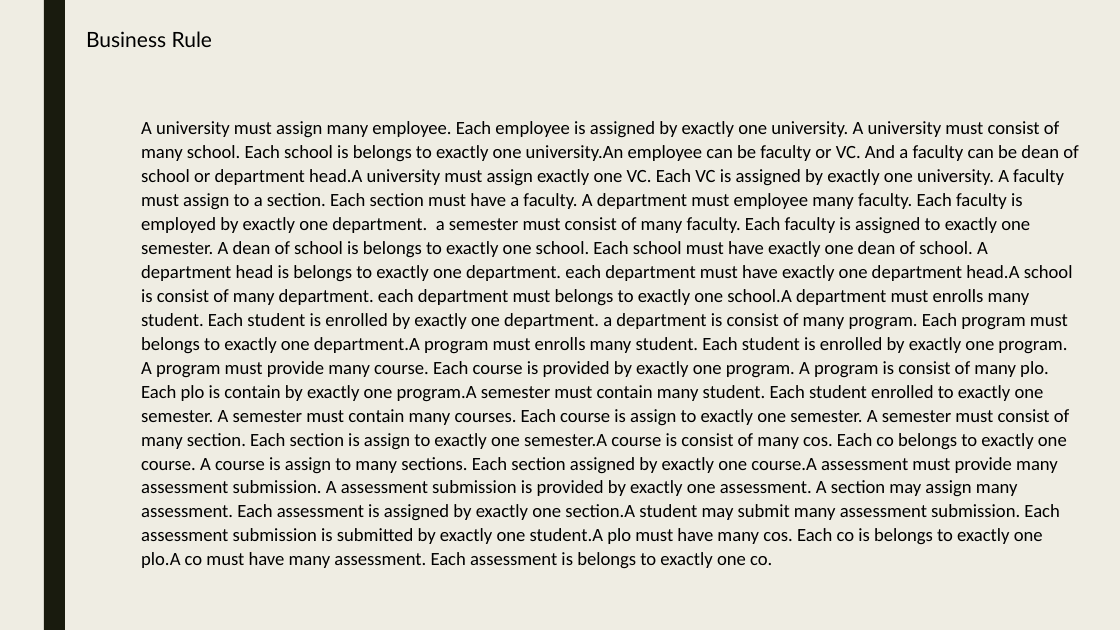
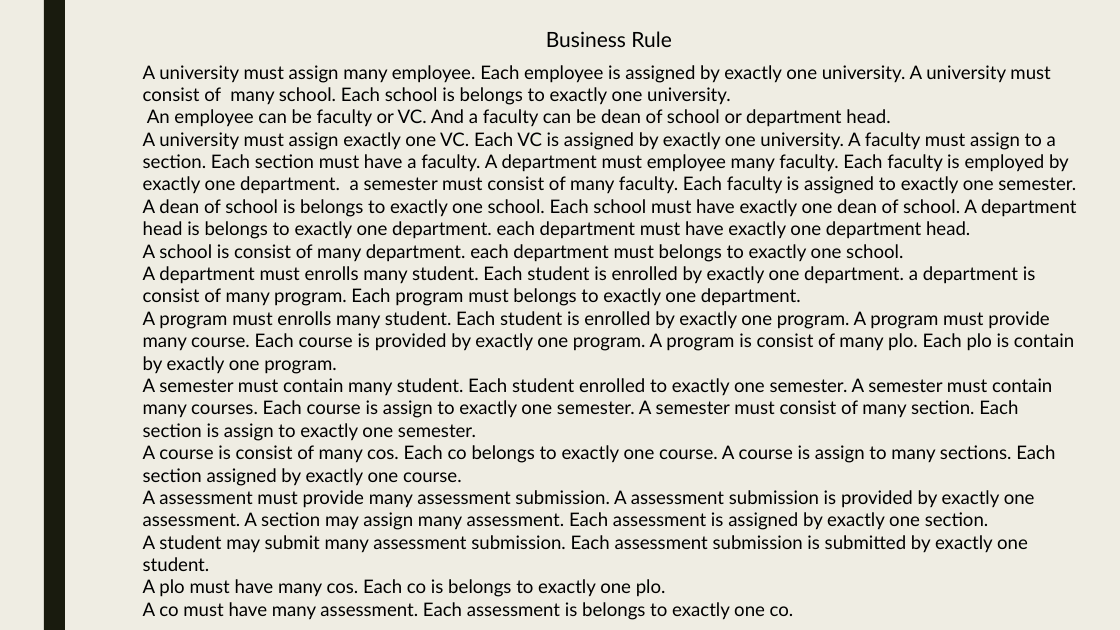
Before and after one commit to moon672/cse-303-1-spring-2021-group-3, a slide deck: slide 27 of Report/PRESENTATION/New Microsoft PowerPoint Presentation.pptx. Drawn at 1120x630 pixels with LibreOffice and Linux fonts; fonts in the diff are those of the drawing. Boxes give left, top, right and bottom in pixels: in the first picture for what was removed or moved away, otherwise in the second. Text is boxed around its words. In the diff, an @@ line names an element or a change of style, - is before the commit and + after.

```diff
--- a/Report/PRESENTATION/New Microsoft PowerPoint Presentation.pptx
+++ b/Report/PRESENTATION/New Microsoft PowerPoint Presentation.pptx
@@ text "Business Rule": place and size @@
-text "Business Rule" at <box>86,31,212,47</box>
+text "Business Rule" at <box>546,31,671,47</box>
@@ text at <box>143,65,1076,620</box>: text changed; font Calibri to Lato @@
-A university must assign many employee. Each employee is assigned by exactly one university. A university must consist of many school. Each school is belongs to exactly one university.An employee can be faculty or VC. And a faculty can be dean of school or department head.A university must assign exactly one VC. Each VC is assigned by exactly one university. A faculty must assign to a section. Each section must have a faculty. A department must employee many faculty. Each faculty is employed by exactly one department. a semester must consist of many faculty. Each faculty is assigned to exactly one semester. A dean of school is belongs to exactly one school. Each school must have exactly one dean of school. A department head is belongs to exactly one department. each department must have exactly one department head.A school is consist of many department. each department must belongs to exactly one school.A department must enrolls many student. Each student is enrolled by exactly one department. a department is consist of many program. Each program must belongs to exactly one department.A program must enrolls many student. Each student is enrolled by exactly one program. A program must provide many course. Each course is provided by exactly one program. A program is consist of many plo. Each plo is contain by exactly one program.A semester must contain many student. Each student enrolled to exactly one semester. A semester must contain many courses. Each course is assign to exactly one semester. A semester must consist of many section. Each section is assign to exactly one semester.A course is consist of many cos. Each co belongs to exactly one course. A course is assign to many sections. Each section assigned by exactly one course.A assessment must provide many assessment submission. A assessment submission is provided by exactly one assessment. A section may assign many assessment. Each assessment is assigned by exactly one section.A student may submit many assessment submission. Each assessment submission is submitted by exactly one student.A plo must have many cos. Each co is belongs to exactly one plo.A co must have many assessment. Each assessment is belongs to exactly one co.
+A university must assign many employee. Each employee is assigned by exactly one university. A university must consist of many school. Each school is belongs to exactly one university.
+An employee can be faculty or VC. And a faculty can be dean of school or department head.
+A university must assign exactly one VC. Each VC is assigned by exactly one university. A faculty must assign to a section. Each section must have a faculty. A department must employee many faculty. Each faculty is employed by exactly one department. a semester must consist of many faculty. Each faculty is assigned to exactly one semester. A dean of school is belongs to exactly one school. Each school must have exactly one dean of school. A department head is belongs to exactly one department. each department must have exactly one department head.
+A school is consist of many department. each department must belongs to exactly one school.
+A department must enrolls many student. Each student is enrolled by exactly one department. a department is consist of many program. Each program must belongs to exactly one department.
+A program must enrolls many student. Each student is enrolled by exactly one program. A program must provide many course. Each course is provided by exactly one program. A program is consist of many plo. Each plo is contain by exactly one program.
+A semester must contain many student. Each student enrolled to exactly one semester. A semester must contain many courses. Each course is assign to exactly one semester. A semester must consist of many section. Each section is assign to exactly one semester.
+A course is consist of many cos. Each co belongs to exactly one course. A course is assign to many sections. Each section assigned by exactly one course.
+A assessment must provide many assessment submission. A assessment submission is provided by exactly one assessment. A section may assign many assessment. Each assessment is assigned by exactly one section.
+A student may submit many assessment submission. Each assessment submission is submitted by exactly one student.
+A plo must have many cos. Each co is belongs to exactly one plo.
+A co must have many assessment. Each assessment is belongs to exactly one co.
```
Also in this commit, not shown: 17 other slides changed, 9 slides added, 5 slides removed, 3 other files.
